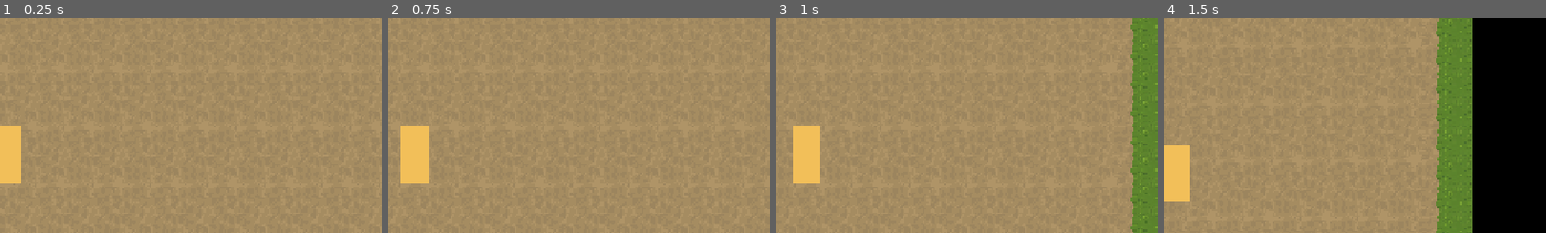
Above: before the commit, frames 1-4 (left to right).
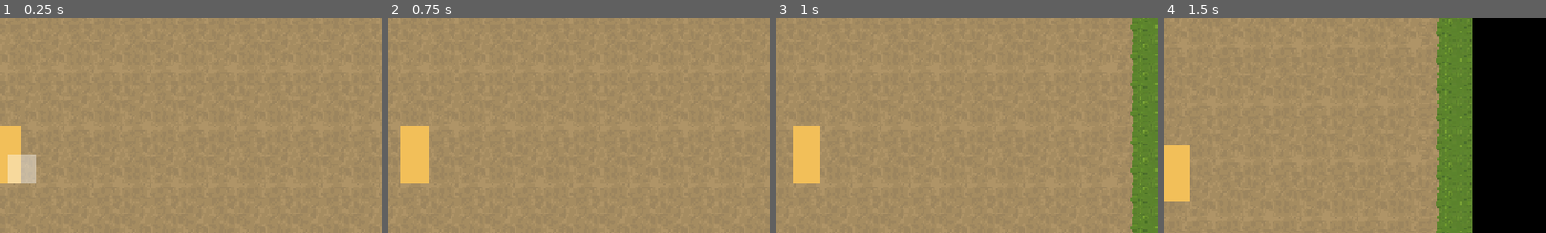
Above: after the commit, the same moments.

Repository: twoSquaredHoon/demo-3
Game: Godot game, scene res://MainFarmSpring.tscn
The game is run twice, just before and just after one commit, with the same random seed, the same clock (stepped at 60 frames per second) and the same inputs.
Inputs (mouse positions are % of the whole screen's width and height, from its top left):
- Up to frame 1 (0.25 s): no input
- Up to frame 2 (0.75 s): tap Enter at 0.5 s; move the mouse to (72, 45) at 0.52 s; hold D (move_right) from 0.53 s (still down)
- Up to frame 3 (1 s): keep holding D (move_right)
- Up to frame 4 (1.5 s): move the mouse to (30, 55) at 1.27 s; release D (move_right) at 1.28 s; hold S (move_down) from 1.28 s (still down)
The pictures show only the part of the screen within x 49-99%, y 18-68%; the shares and areas given below are measured in that part.

The runs differ from the first frame. In frame 1, 1.0% of the frame differs, in the area x 2-10%, y 63-77%; in frame 2, nothing differs; in frame 3, nothing differs; in frame 4, nothing differs.

Commit message:
Add mouse-aimed farm tile highlight within player reach.
Selects one ground tile under the cursor when its center is within 16px of the character's upper 16x16 body.

Diff:
--- a/MainFarmSpring.tscn
+++ b/MainFarmSpring.tscn
@@ -66,7 +66,7 @@
 script = ExtResource("5_loc")
 display_name = "Spring Farm"
 
-[node name="TileMap" type="TileMap" parent="." unique_id=615233527]
+[node name="TileMap" type="TileMap" parent="." unique_id=615233527 groups=["farm_tilemap"]]
 texture_filter = 1
 tile_set = SubResource("TileSet_m6w26")
 format = 2
--- /dev/null
+++ b/farming/tile_targeter.gd
@@ -0,0 +1,117 @@
+extends Node2D
+
+## Highlights the mouse-aimed farm tile when it is within reach of the
+## player's upper 16x16 body portion.
+
+signal target_changed(has_target: bool, cell: Vector2i)
+
+@export var reach_radius: float = 16.0
+@export var ground_layer: int = 0
+@export var highlight_color: Color = Color(1.0, 1.0, 1.0, 0.4)
+
+var targeted_cell: Vector2i = Vector2i.ZERO
+var has_target: bool = false
+
+var _tile_map: TileMap
+var _highlight: Polygon2D
+
+
+func _ready() -> void:
+	_highlight = Polygon2D.new()
+	_highlight.color = highlight_color
+	_highlight.z_index = 10
+	_highlight.visible = false
+	_resolve_tile_map()
+
+
+func _process(_delta: float) -> void:
+	if _tile_map == null or not is_instance_valid(_tile_map):
+		_resolve_tile_map()
+		if _tile_map == null:
+			_clear_target()
+			return
+	_update_target()
+
+
+func _resolve_tile_map() -> void:
+	_tile_map = get_tree().get_first_node_in_group("farm_tilemap") as TileMap
+	if _tile_map == null:
+		return
+	if _highlight.get_parent() != _tile_map:
+		if _highlight.get_parent() != null:
+			_highlight.reparent(_tile_map)
+		else:
+			_tile_map.add_child(_highlight)
+
+
+func _update_target() -> void:
+	var mouse_world := get_global_mouse_position()
+	var cell := _tile_map.local_to_map(_tile_map.to_local(mouse_world))
+
+	if not _is_farmable_cell(cell) or not _is_cell_in_reach(cell):
+		_clear_target()
+		return
+
+	_set_target(cell)
+
+
+func _is_farmable_cell(cell: Vector2i) -> bool:
+	return _tile_map.get_cell_source_id(ground_layer, cell) != -1
+
+
+func _is_cell_in_reach(cell: Vector2i) -> bool:
+	var cell_center := _tile_map.to_global(_tile_map.map_to_local(cell))
+	return _distance_to_reach_rect(cell_center) <= reach_radius
+
+
+func _distance_to_reach_rect(point: Vector2) -> float:
+	var rect := _get_upper_body_rect_global()
+	var closest := Vector2(
+		clampf(point.x, rect.position.x, rect.end.x),
+		clampf(point.y, rect.position.y, rect.end.y)
+	)
+	return point.distance_to(closest)
+
+
+func _get_upper_body_rect_global() -> Rect2:
+	# Player body is 16x32 centered on Player origin; upper half is 16x16.
+	var player := get_parent() as Node2D
+	var origin := player.global_position if player else global_position
+	return Rect2(origin + Vector2(-8, -16), Vector2(16, 16))
+
+
+func _set_target(cell: Vector2i) -> void:
+	var changed := not has_target or targeted_cell != cell
+	has_target = true
+	targeted_cell = cell
+
+	var tile_size := Vector2(_tile_size())
+	var center := _tile_map.map_to_local(cell)
+	var half := tile_size * 0.5
+	_highlight.polygon = PackedVector2Array([
+		center + Vector2(-half.x, -half.y),
+		center + Vector2(half.x, -half.y),
+		center + Vector2(half.x, half.y),
+		center + Vector2(-half.x, half.y),
+	])
+	_highlight.color = highlight_color
+	_highlight.visible = true
+
+	if changed:
+		target_changed.emit(true, cell)
+
+
+func _clear_target() -> void:
+	var changed := has_target
+	has_target = false
+	targeted_cell = Vector2i.ZERO
+	if is_instance_valid(_highlight):
+		_highlight.visible = false
+	if changed:
+		target_changed.emit(false, Vector2i.ZERO)
+
+
+func _tile_size() -> Vector2i:
+	if _tile_map.tile_set != null:
+		return _tile_map.tile_set.tile_size
+	return Vector2i(16, 16)
--- a/player/player.tscn
+++ b/player/player.tscn
@@ -1,6 +1,7 @@
 [gd_scene format=3 uid="uid://cq8player00001"]
 
 [ext_resource type="Script" uid="uid://dmk3mu21n4phd" path="res://player/player.gd" id="1_player"]
+[ext_resource type="Script" path="res://farming/tile_targeter.gd" id="2_targeter"]
 
 [sub_resource type="RectangleShape2D" id="RectangleShape2D_body"]
 size = Vector2(16, 32)
@@ -21,3 +22,6 @@
 zoom = Vector2(3, 3)
 position_smoothing_enabled = true
 position_smoothing_speed = 8.0
+
+[node name="TileTargeter" type="Node2D" parent="."]
+script = ExtResource("2_targeter")
Not shown, added: farming/tile_targeter.gd.uid
